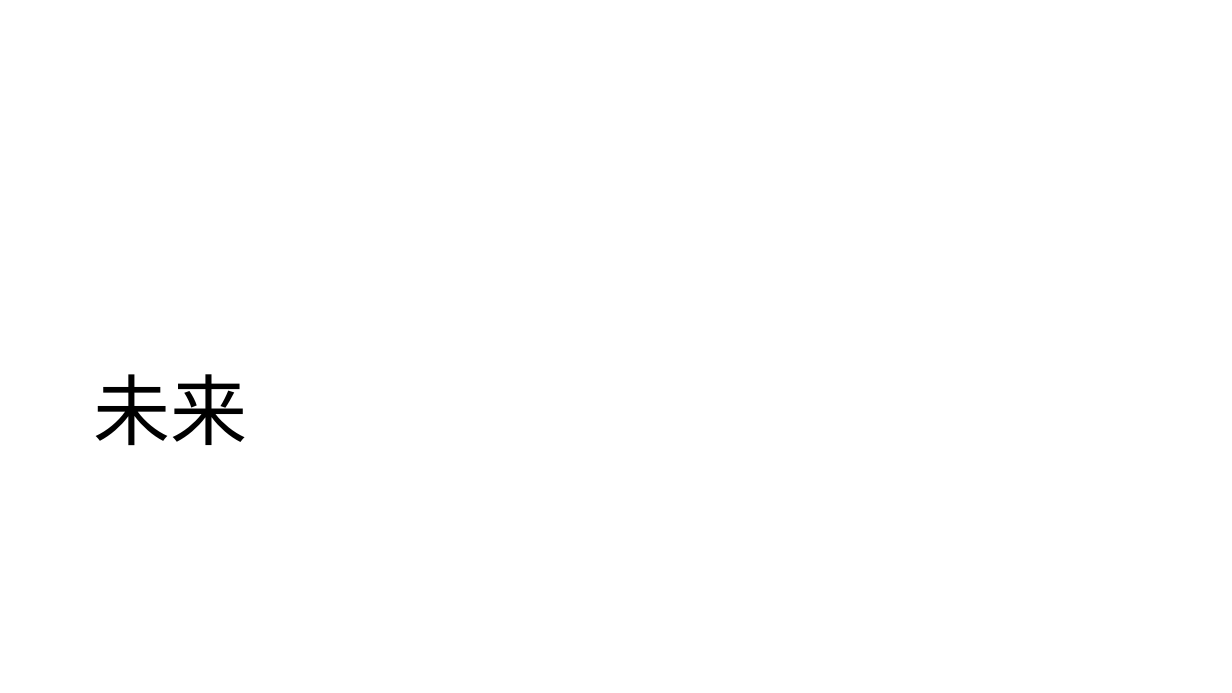
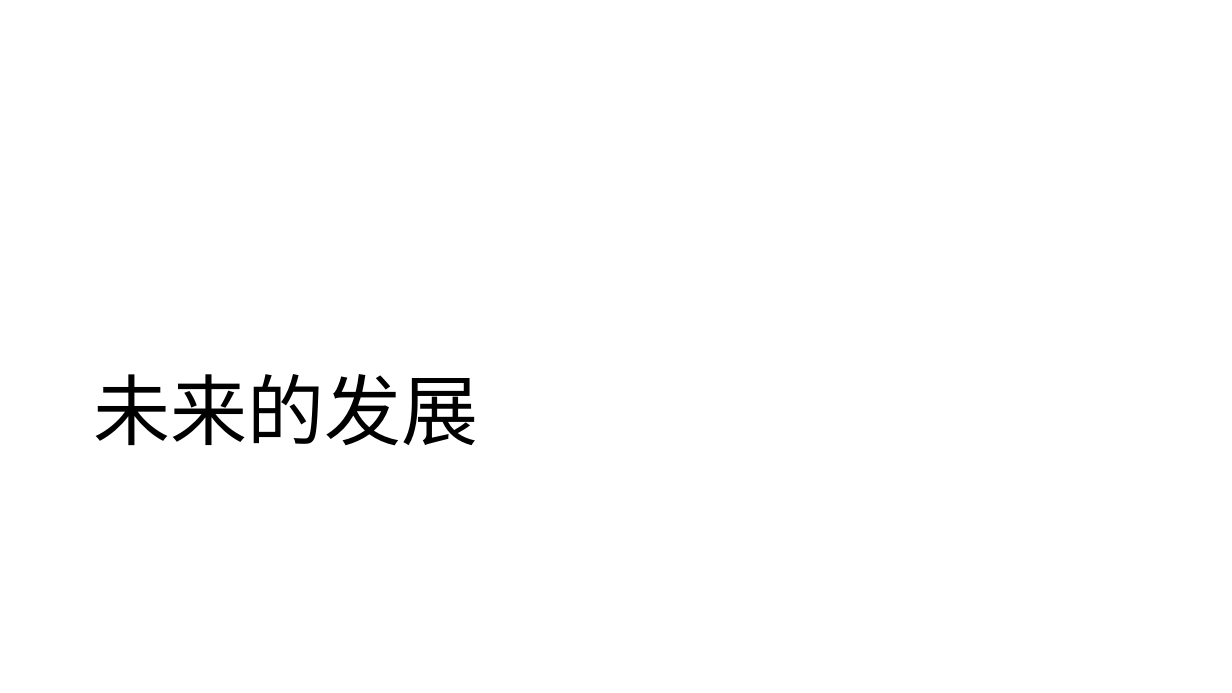
Before and after one commit to SakigamiYang/PyCon, a slide deck: slide 21 of PyCon2023/LLM+RAG企业落地-Ai兔兔.pptx (slide 20 before the commit). Drawn at 1232x693 pixels with LibreOffice and Linux fonts; fonts in the diff are those of the drawing. Boxes give left, top, right and bottom in pixels: in the first picture for what was removed or moved away, otherwise in the second. Text is boxed around its words. In the diff, an @@ line names an element or a change of style, - is before the commit and + after.

```diff
--- a/PyCon2023/LLM+RAG企业落地-Ai兔兔.pptx
+++ b/PyCon2023/LLM+RAG企业落地-Ai兔兔.pptx
@@ title at <box>93,374,478,446</box>: text changed @@
-未来
+未来的发展
```
Also in this commit, not shown: 15 other slides changed, 2 slides added, 1 slide removed.
